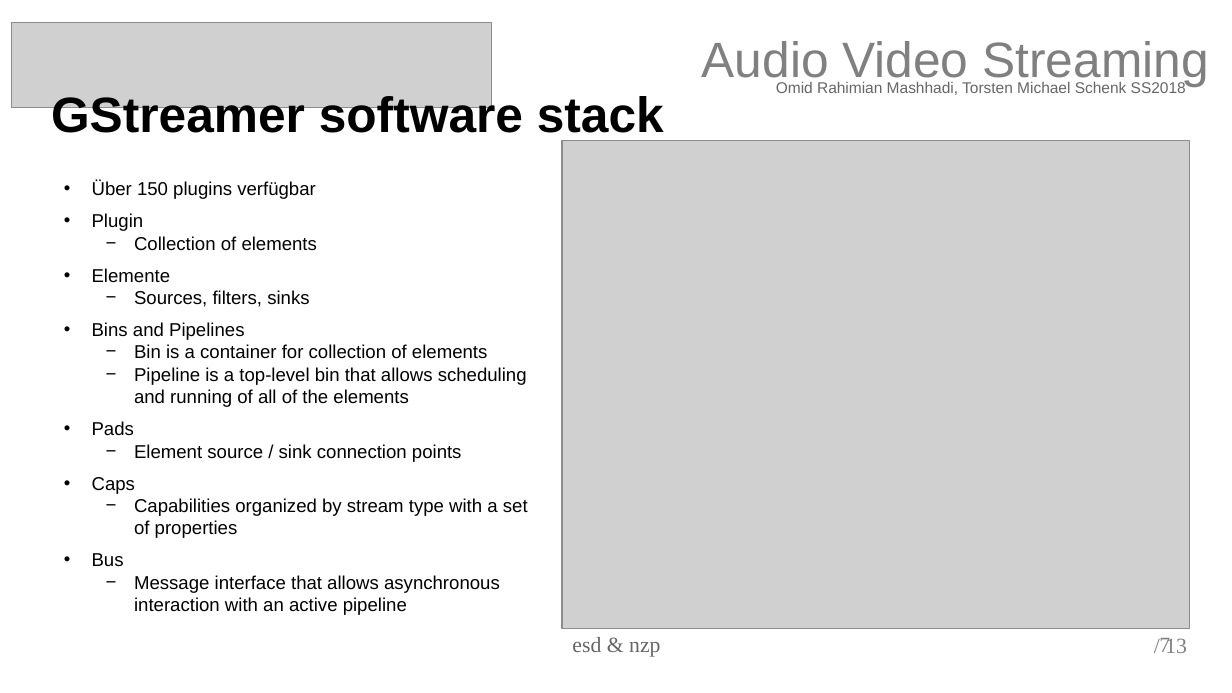
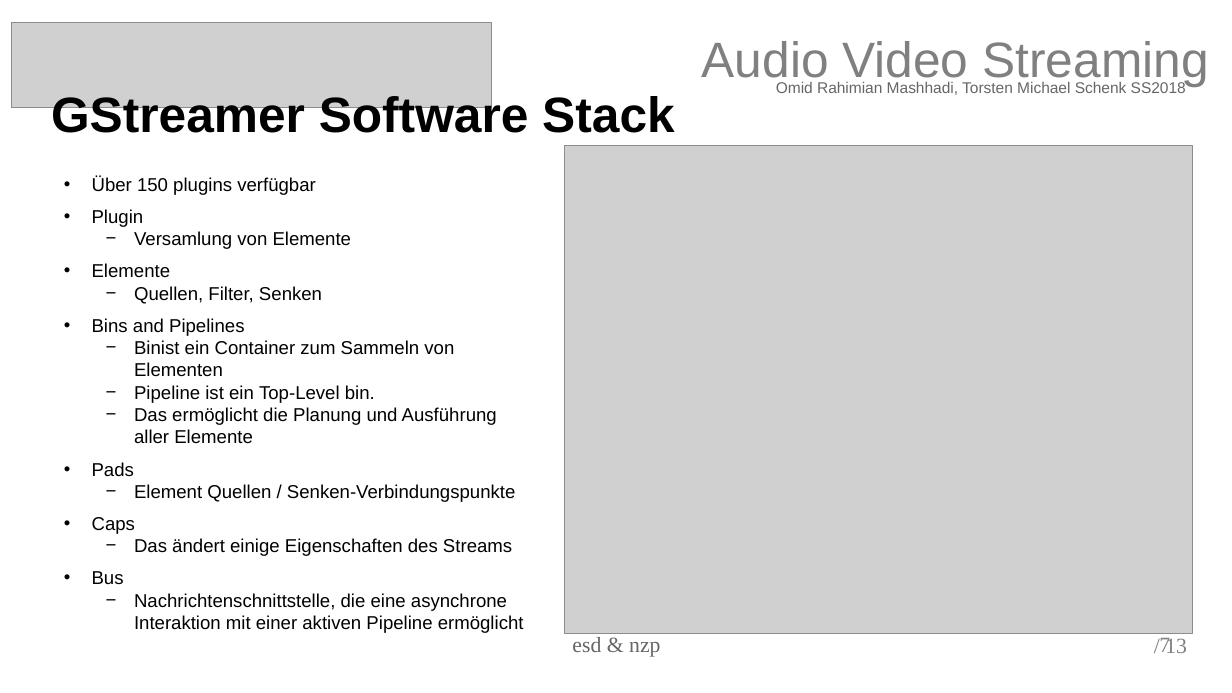
Before and after one commit to torstenschenk/beuth-avatar-ss2018, a slide deck: slide 7 of Presentation/Projekt/AVstreaming-Gruppe-15.odp. Drawn at 1232x693 pixels with LibreOffice and Linux fonts; fonts in the diff are those of the drawing; grey boxes stand for pictures. Boxes give left, top, right and bottom in pixels: in the first picture for what was removed or moved away, otherwise in the second. Text is boxed around its words. In the diff, an @@ line names an element or a change of style, - is before the commit and + after.

```diff
--- a/Presentation/Projekt/AVstreaming-Gruppe-15.odp
+++ b/Presentation/Projekt/AVstreaming-Gruppe-15.odp
@@ title at (51, 93, 675, 142): text changed @@
-GStreamer software stack
+GStreamer Software Stack
@@ picture: place and size @@
-picture at (562, 141, 1190, 629)
+picture at (565, 145, 1192, 634)
@@ text at (134, 231, 352, 249): text changed @@
-  − Collection of elements
+  − Versamlung von Elemente
@@ text at (134, 286, 322, 304): text changed @@
-  − Sources, filters, sinks
+  − Quellen, Filter, Senken
@@ text at (134, 340, 497, 444): text changed @@
-  − Bin is a container for collection of elements
-  − Pipeline is a top-level bin that allows scheduling and running of all of the elements
+  − Binist ein Container zum Sammeln von Elementen
+  − Pipeline ist ein Top-Level bin.
+  − Das ermöglicht die Planung und Ausführung aller Elemente
@@ text at (134, 484, 515, 502): text changed @@
-  − Element source / sink connection points
+  − Element Quellen / Senken-Verbindungspunkte
@@ text at (134, 538, 512, 556): text changed @@
-  − Capabilities organized by stream type with a set of properties
+  − Das ändert einige Eigenschaften des Streams
@@ text at (134, 593, 524, 633): text changed @@
-  − Message interface that allows asynchronous interaction with an active pipeline
+  − Nachrichtenschnittstelle, die eine asynchrone Interaktion mit einer aktiven Pipeline ermöglicht
```
Also in this commit, not shown: 2 other slides changed, 1 slide added, 1 slide removed.
